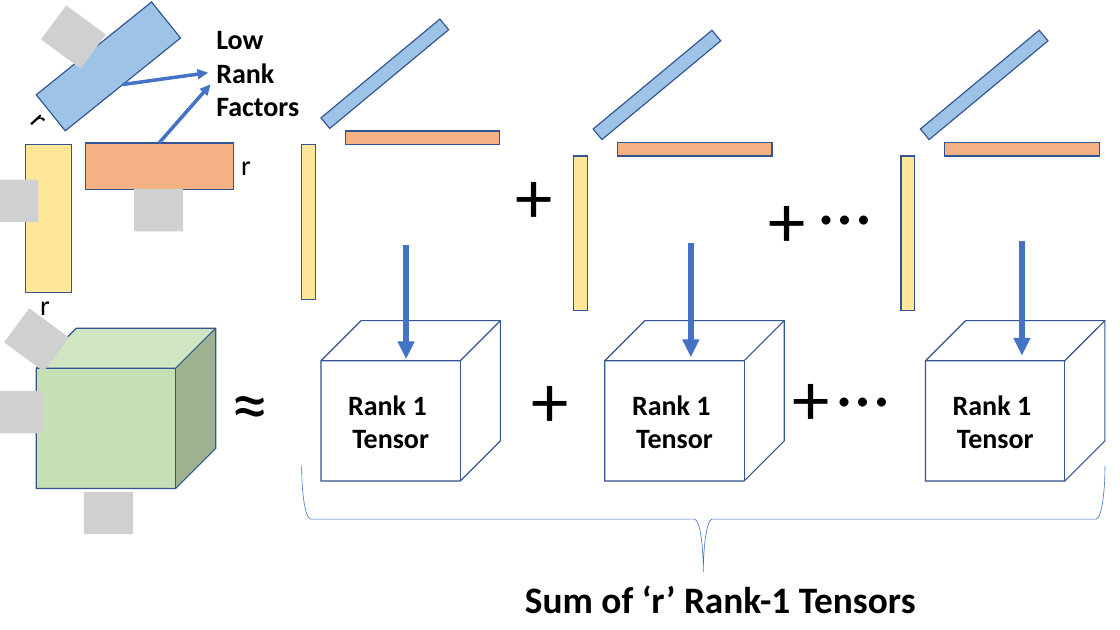
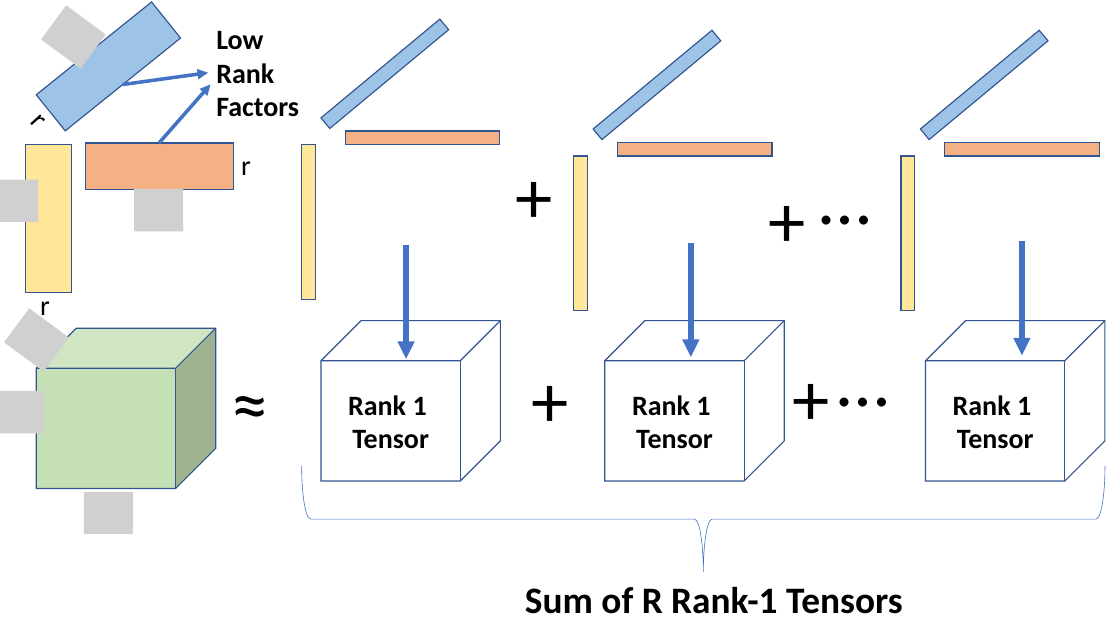
Before and after one commit to ramkikannan/planc, a slide deck: slide 1 of latex/sc18/fig/cpdecomposition.pptx. Drawn at 1120x630 pixels with LibreOffice and Linux fonts; fonts in the diff are those of the drawing; grey boxes stand for pictures. Boxes give left, top, right and bottom in pixels: in the first picture for what was removed or moved away, otherwise in the second. Text is boxed around its words. In the diff, an @@ line names an element or a change of style, - is before the commit and + after.

```diff
--- a/latex/sc18/fig/cpdecomposition.pptx
+++ b/latex/sc18/fig/cpdecomposition.pptx
@@ text at bbox=[525, 586, 903, 614]: text changed @@
-Sum of ‘r’ Rank-1 Tensors
+Sum of R Rank-1 Tensors
```
Also in this commit, not shown: 3 other files.
